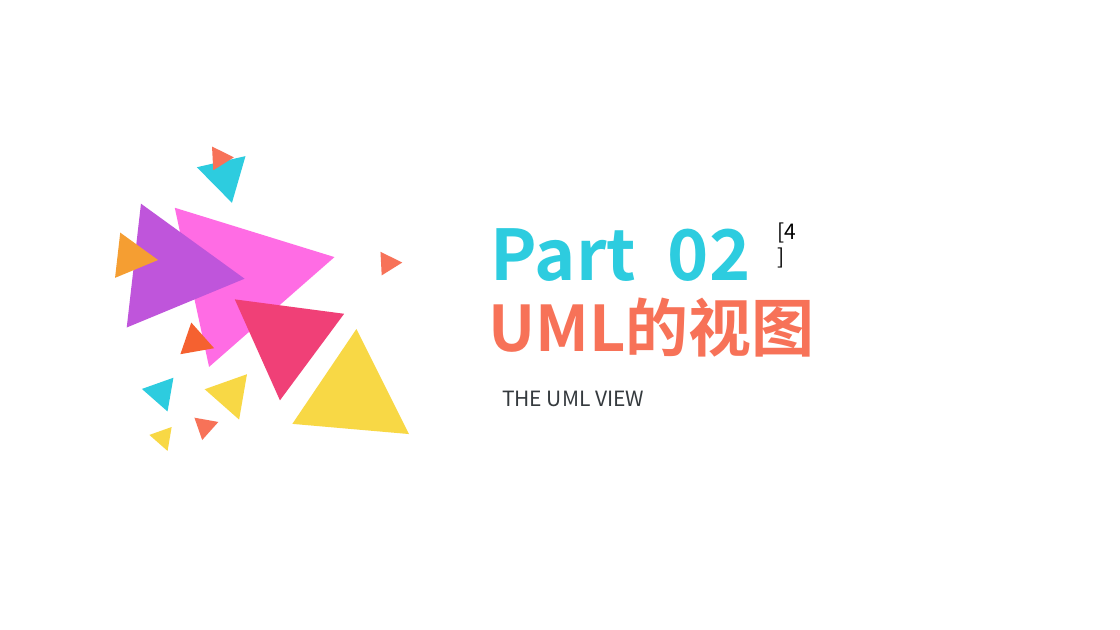
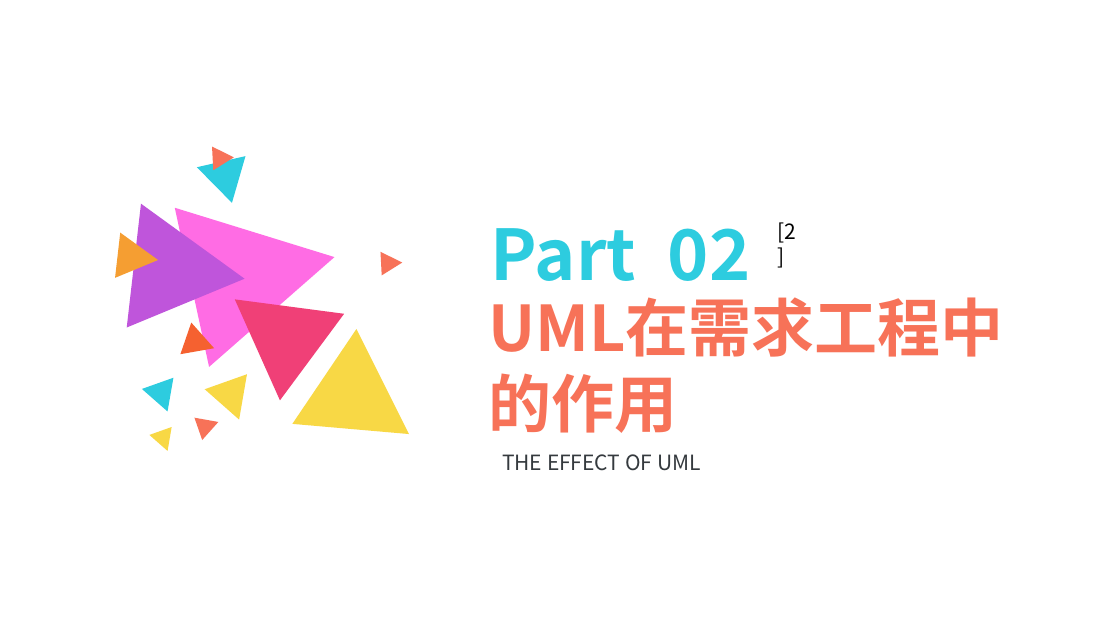
Before and after one commit to PRD2018-G12/SE-Education-Assistant-System, a slide deck: slide 6 of 非受控文档/UML翻转课堂/UML 基础 综合应用和问题解答.pptx. Drawn at 1120x630 pixels with LibreOffice and Linux fonts; fonts in the diff are those of the drawing. Boxes give left, top, right and bottom in pixels: in the first picture for what was removed or moved away, otherwise in the second. Text is boxed around its words. In the diff, an @@ line names an element or a change of style, - is before the commit and + after.

```diff
--- a/非受控文档/UML翻转课堂/UML 基础 综合应用和问题解答.pptx
+++ b/非受控文档/UML翻转课堂/UML 基础 综合应用和问题解答.pptx
@@ text at box(777, 222, 796, 243): text changed @@
-[4]
+[2]
@@ text at box(488, 297, 814, 357): text changed @@
-UML的视图
+UML在需求工程中的作用
@@ text at box(502, 454, 701, 471): text changed @@
-THE UML VIEW
+THE EFFECT OF UML
```
Also in this commit, not shown: 10 other slides changed, 18 slides added, 36 slides removed, 1 other file.
